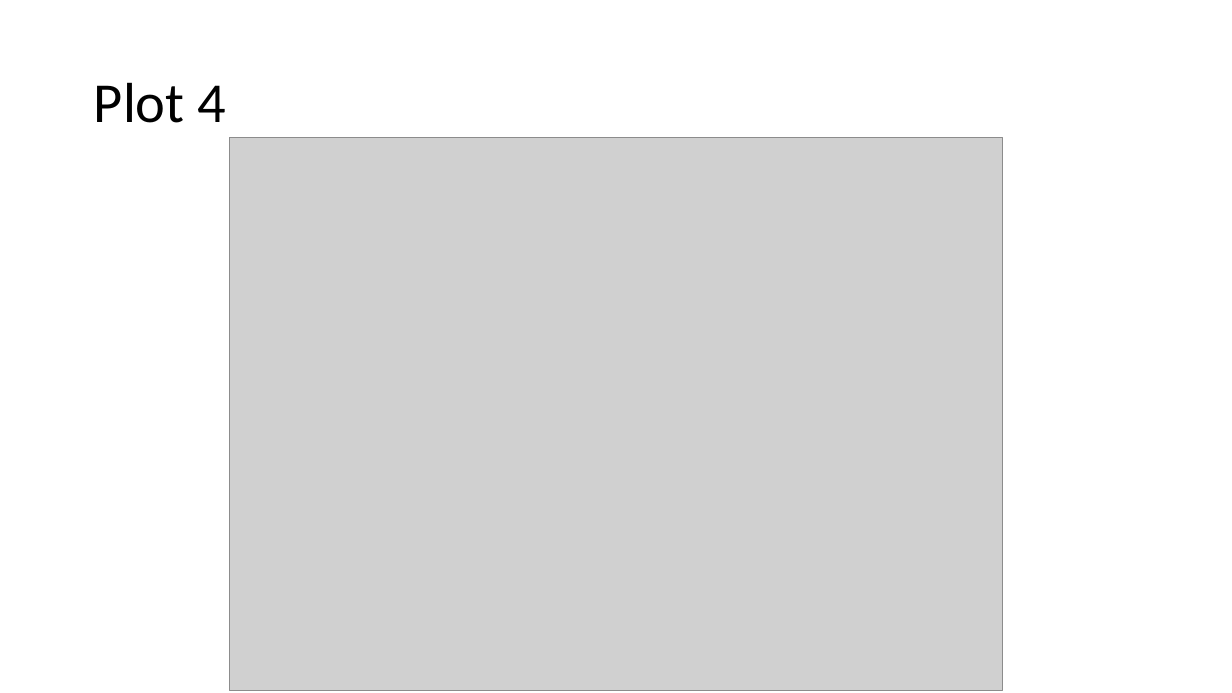
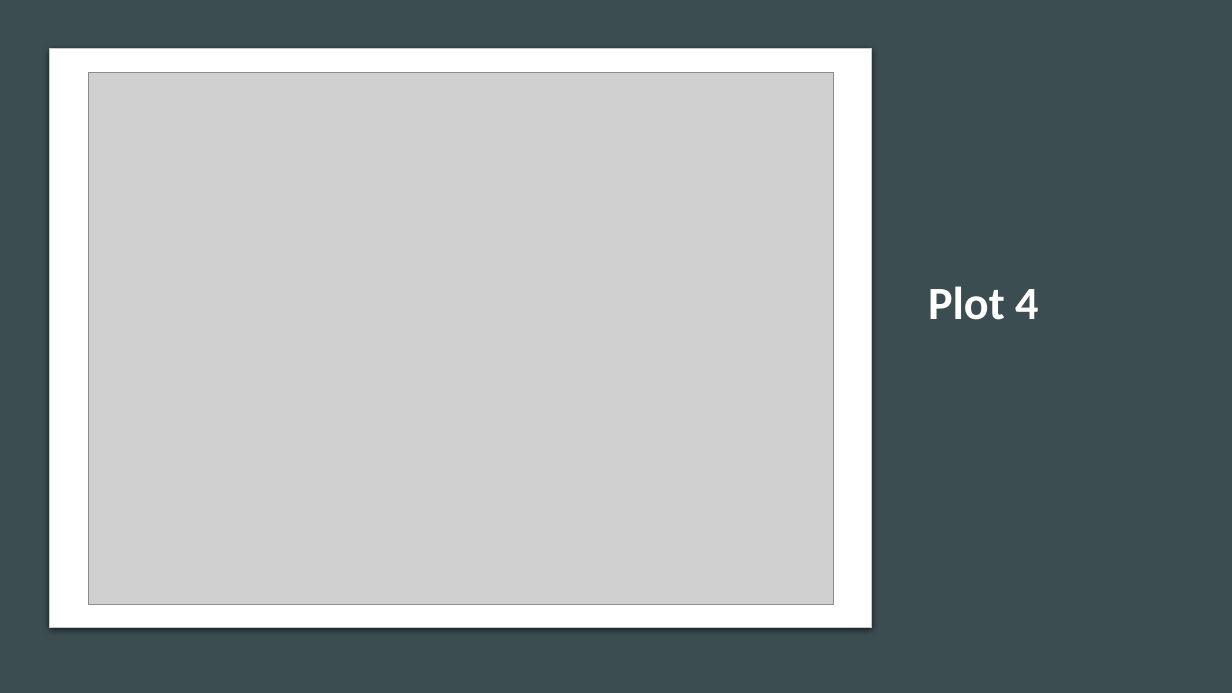
Before and after one commit to xazip/ds202_Final_Project, a slide deck: slide 19 of DS 202 Final Presentation.pptx (slide 18 before the commit). Drawn at 1232x693 pixels with LibreOffice and Linux fonts; fonts in the diff are those of the drawing; grey boxes stand for pictures. Boxes give left, top, right and bottom in pixels: in the first picture for what was removed or moved away, otherwise in the second. Text is boxed around its words. In the diff, an @@ line names an element or a change of style, - is before the commit and + after.

```diff
--- a/DS 202 Final Presentation.pptx
+++ b/DS 202 Final Presentation.pptx
@@ background #FFFFFF to #DFE3E5 @@
@@ rectangle added at [0, 0, 1232, 693], fill #3C4D52 @@
@@ rounded rectangle added at [50, 49, 872, 628], fill #FFFFFF, outline #C8CACA 0.75 pt @@
@@ picture: place and size @@
-picture at [229, 138, 1003, 690]
+picture at [88, 72, 833, 604]
@@ title "Plot 4": place and size @@
-title "Plot 4" at [94, 82, 226, 123]
+title "Plot 4" at [928, 286, 1038, 320]
@@ title "Plot 4" at [928, 286, 1038, 320]: size 44 to 36 pt, text colour #000000 to #FFFFFF, bold on @@
```
Also in this commit, not shown: 6 other slides changed, 6 slides added, 5 slides removed.
